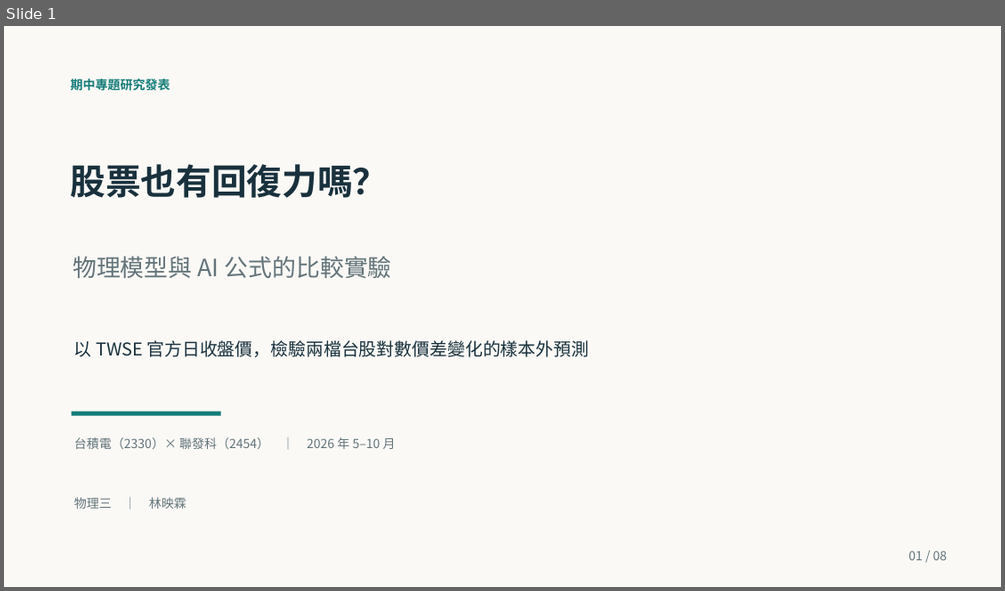
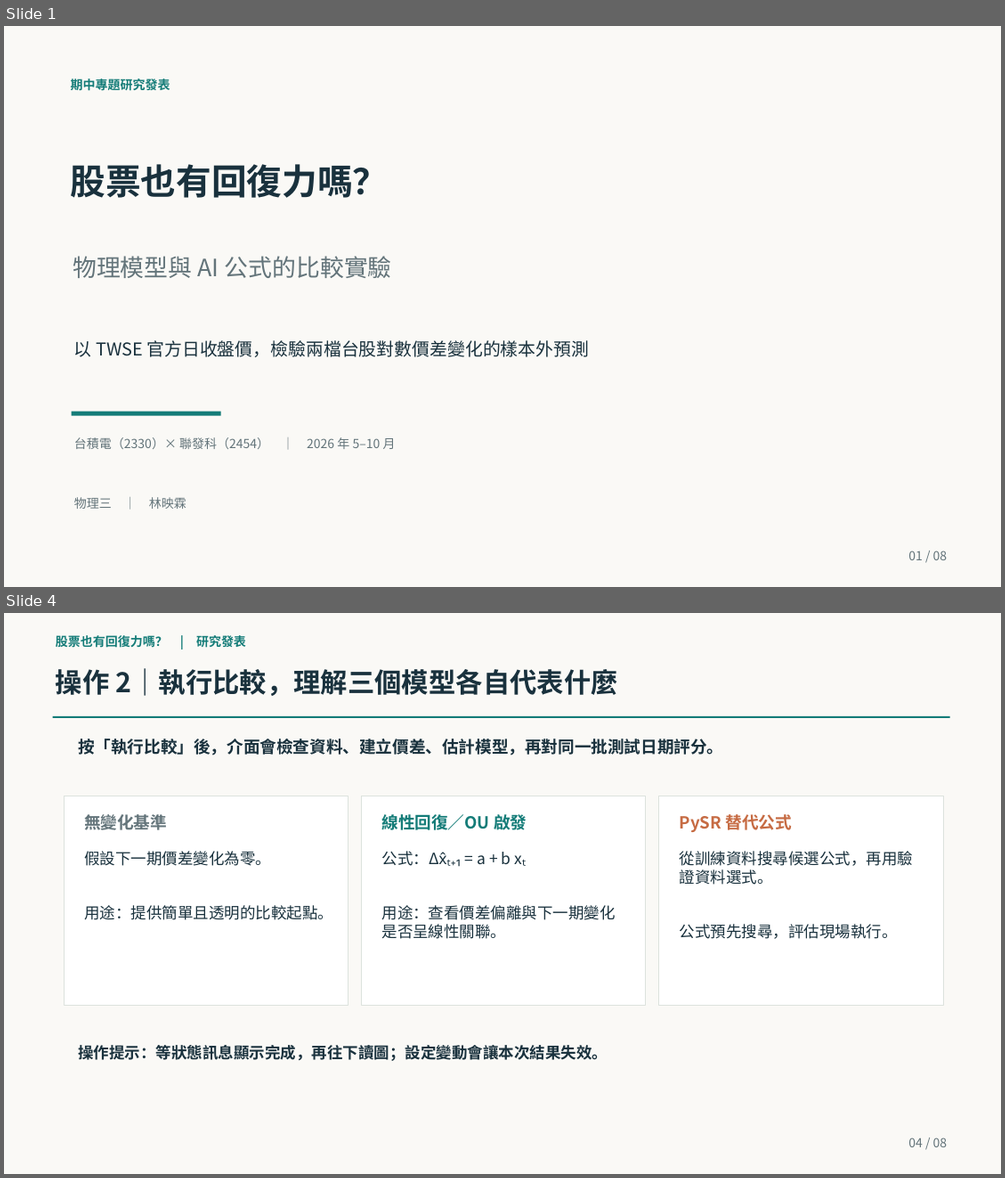
Before and after one commit to yinglinlin010/market-physics-lab, a slide deck: slides/midterm_90s.pptx. Shown one above the other, each under a label of ours: slide 1 before the commit, slides 1 and 4 after it; the slides between them are not shown. The pictures are 1005x591 and 1005x1178 pixels, drawn with LibreOffice and Linux fonts; fonts in the diff are those of the drawing. Boxes give left, top, right and bottom in pixels: in the first picture for what was removed or moved away, otherwise in the second. Text is boxed around its words. In the diff, an @@ line names an element or a change of style, - is before the commit and + after.

```diff
--- a/slides/midterm_90s.pptx
+++ b/slides/midterm_90s.pptx
@@ slide 4 added at [4, 613, 1001, 1174], background #FAF9F6 @@
@@ text added at [56, 635, 246, 648], 12 pt, text #147C78, bold @@
+股票也有回復力嗎？ | 研究發表
@@ text added at [56, 668, 618, 696], 26 pt, text #19313D, bold @@
+操作 2｜執行比較，理解三個模型各自代表什麼
@@ rectangle added at [53, 716, 950, 718], fill #147C78 @@
@@ text added at [78, 738, 723, 755], 16 pt, text #19313D, bold @@
+按「執行比較」後，介面會檢查資料、建立價差、估計模型，再對同一批測試日期評分。
@@ rectangle added at [64, 796, 348, 1005], fill #FFFFFF, outline #DCE2DD 0.8 pt @@
@@ rectangle added at [362, 796, 646, 1005], fill #FFFFFF, outline #DCE2DD 0.8 pt @@
@@ rectangle added at [659, 796, 943, 1005], fill #FFFFFF, outline #DCE2DD 0.8 pt @@
@@ text added at [84, 814, 167, 830], 16 pt, text #63747A, bold @@
+無變化基準
@@ text added at [382, 814, 526, 830], 16 pt, text #147C78, bold @@
+線性回復／OU 啟發
@@ text added at [680, 814, 791, 832], 16 pt, text #C66B43, bold @@
+PySR 替代公式
@@ text added at [84, 851, 333, 920], 15 pt, text #19313D @@
+假設下一期價差變化為零。
+用途：提供簡單且透明的比較起點。
@@ text added at [382, 851, 615, 939], 15 pt, text #19313D @@
+公式：Δx̂ₜ₊₁ = a + b xₜ
+用途：查看價差偏離與下一期變化是否呈線性關聯。
@@ text added at [680, 851, 913, 939], 15 pt, text #19313D @@
+從訓練資料搜尋候選公式，再用驗證資料選式。
+公式預先搜尋，評估現場執行。
@@ text added at [78, 1045, 607, 1061], 15 pt, text #19313D, bold @@
+操作提示：等狀態訊息顯示完成，再往下讀圖；設定變動會讓本次結果失效。
@@ text added at [908, 1137, 947, 1147], 12 pt, text #63747A @@
+04 / 08
```
Also in this commit, not shown: 2 slides changed, 4 other slides added, 5 slides removed, 2 other files.
